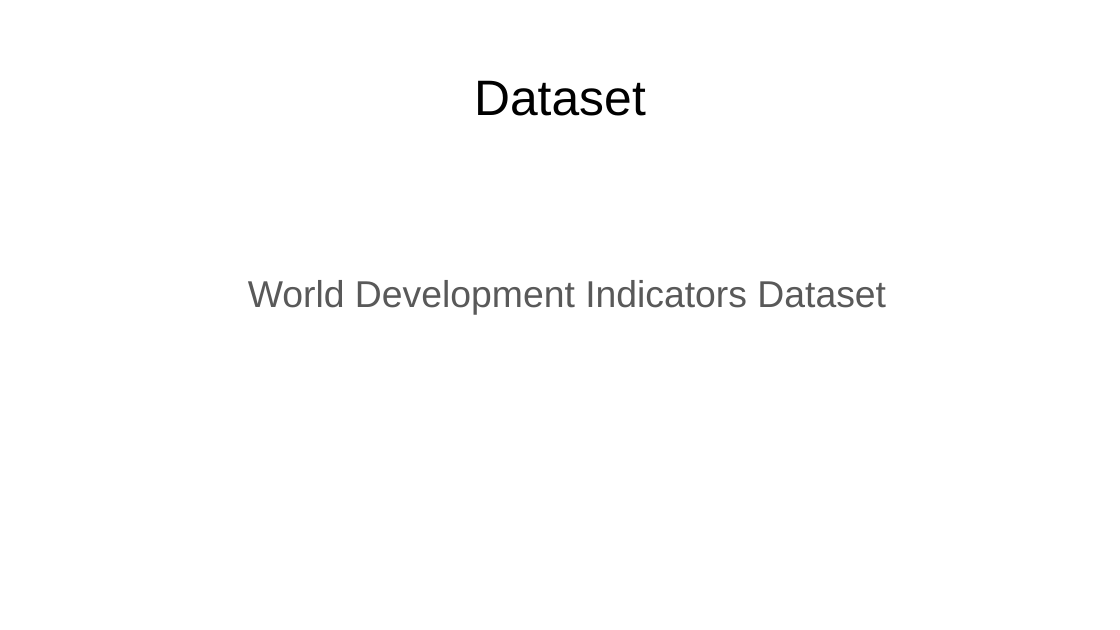
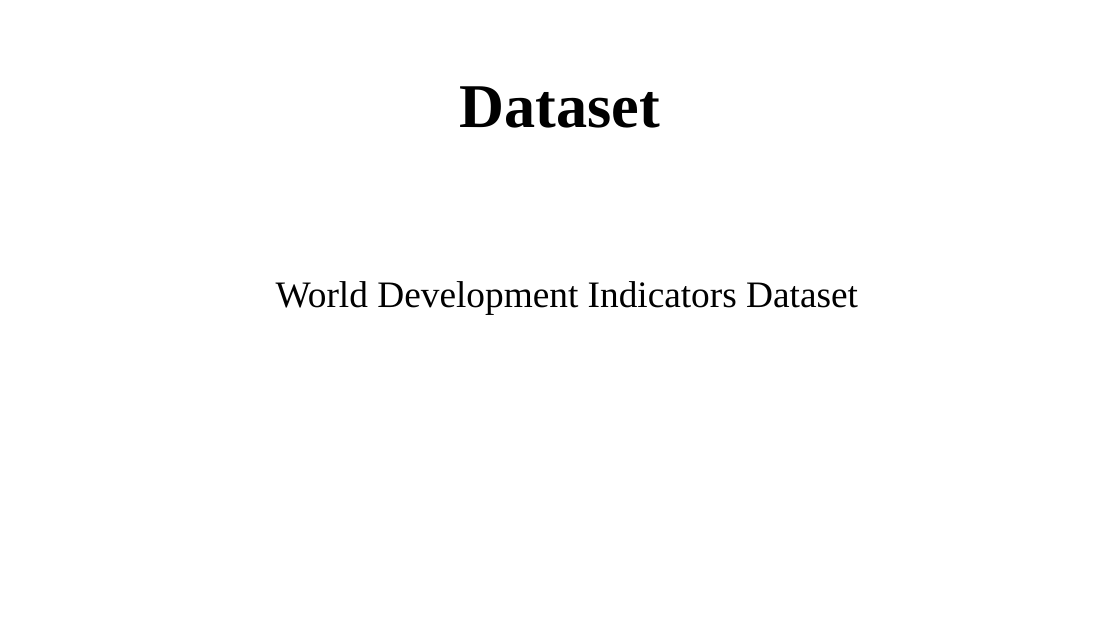
Before and after one commit to Rohithsoman/EdX-Python4DS, a slide deck: slide 2 of DSE 200X_ Mini Project Presentation - Rohith Soman.pptx. Drawn at 1120x630 pixels with LibreOffice and Linux fonts; fonts in the diff are those of the drawing. Boxes give left, top, right and bottom in pixels: in the first picture for what was removed or moved away, otherwise in the second. Text is boxed around its words. In the diff, an @@ line names an element or a change of style, - is before the commit and + after.

```diff
--- a/DSE 200X_ Mini Project Presentation - Rohith Soman.pptx
+++ b/DSE 200X_ Mini Project Presentation - Rohith Soman.pptx
@@ title "Dataset" at (x1=460, y1=86, x2=660, y2=128): size 32 to 40 pt, font Arial to Times New Roman, bold on @@
@@ text "World Development Indicators Dataset" at (x1=276, y1=281, x2=858, y2=314): font Arial to Times New Roman, text colour #595959 to #000000 @@
```
Also in this commit, not shown: 5 other slides changed, 4 slides added, 2 slides removed.
